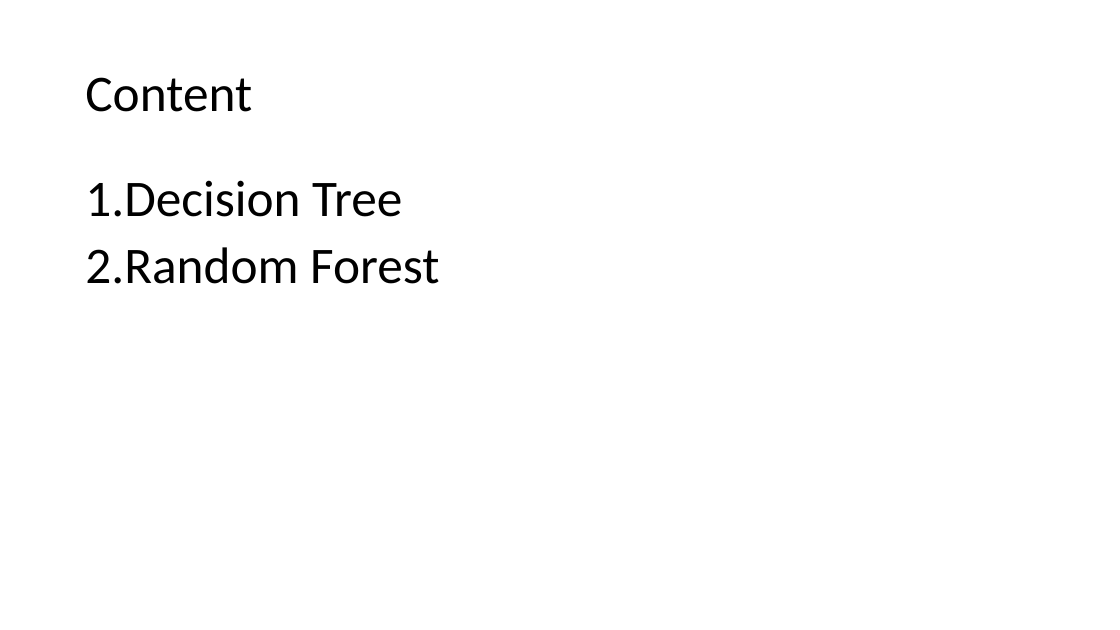
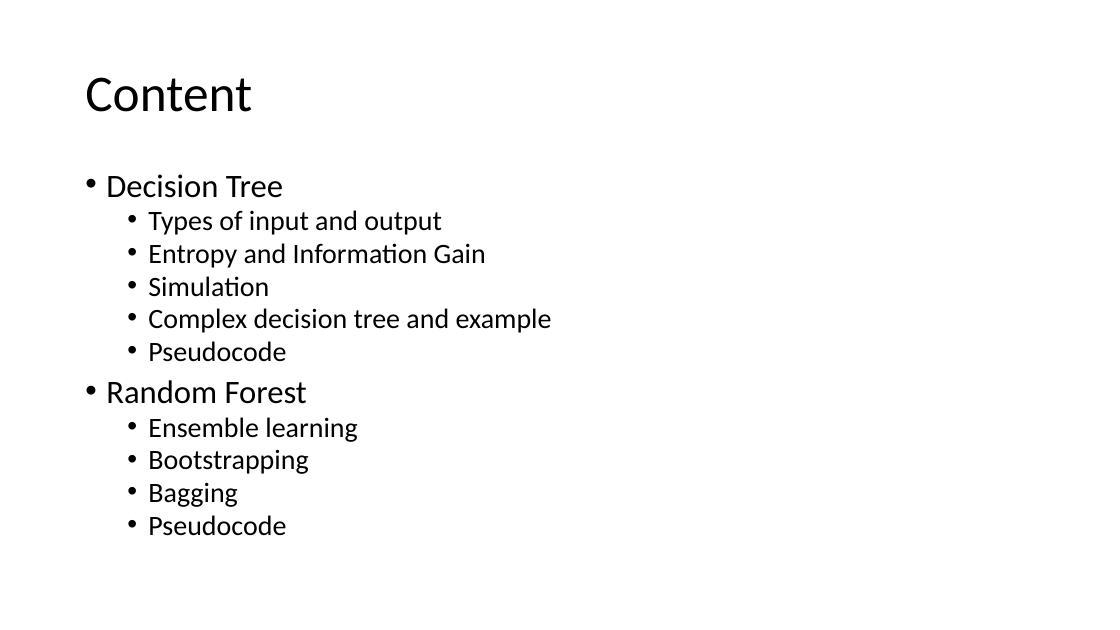
Before and after one commit to gucino/Machine-Learning, a slide deck: slide 2 of Decision_tree_and_Random_forest.pptx. Drawn at 1120x630 pixels with LibreOffice and Linux fonts; fonts in the diff are those of the drawing. Boxes give left, top, right and bottom in pixels: in the first picture for what was removed or moved away, otherwise in the second. Text is boxed around its words. In the diff, an @@ line names an element or a change of style, - is before the commit and + after.

```diff
--- a/Decision_tree_and_Random_forest.pptx
+++ b/Decision_tree_and_Random_forest.pptx
@@ text at [106, 174, 552, 536]: text changed; size 44 to 24 pt @@
-1.Decision Tree
-2.Random Forest
+• Decision Tree
+  • Types of input and output
+  • Entropy and Information Gain
+  • Simulation
+  • Complex decision tree and example
+  • Pseudocode
+• Random Forest
+  • Ensemble learning
+  • Bootstrapping
+  • Bagging
+  • Pseudocode
```
Also in this commit, not shown: 5 other slides changed, 1 slide added, 1 other file.
